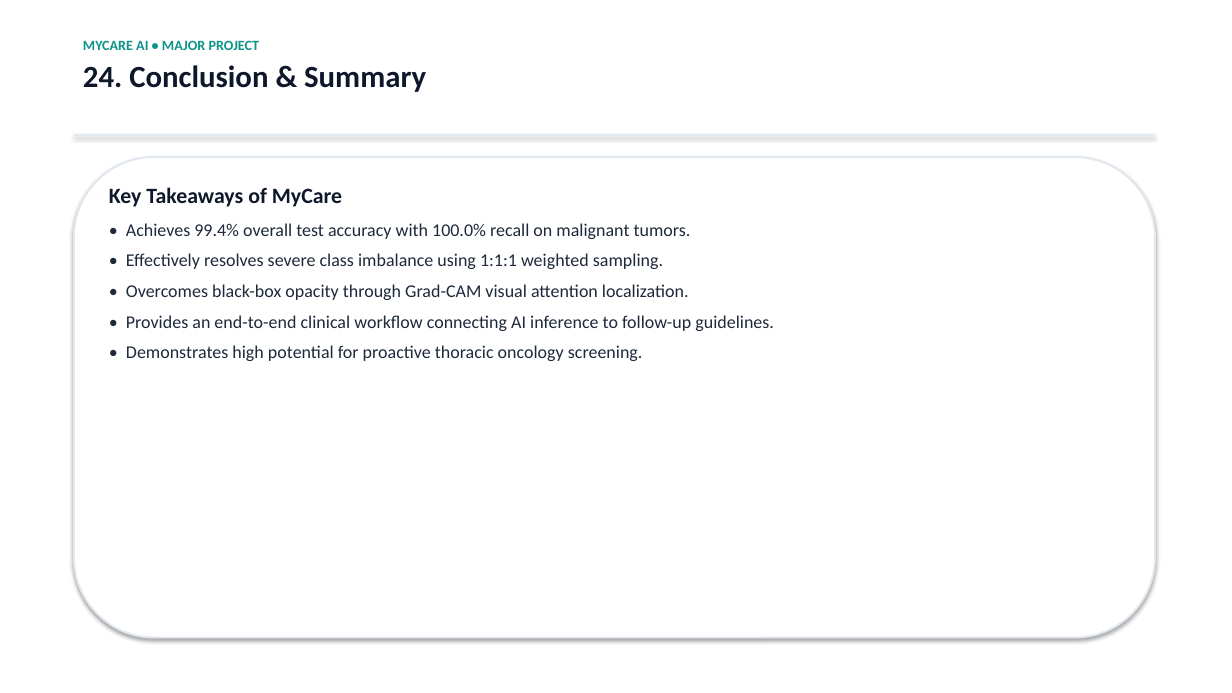
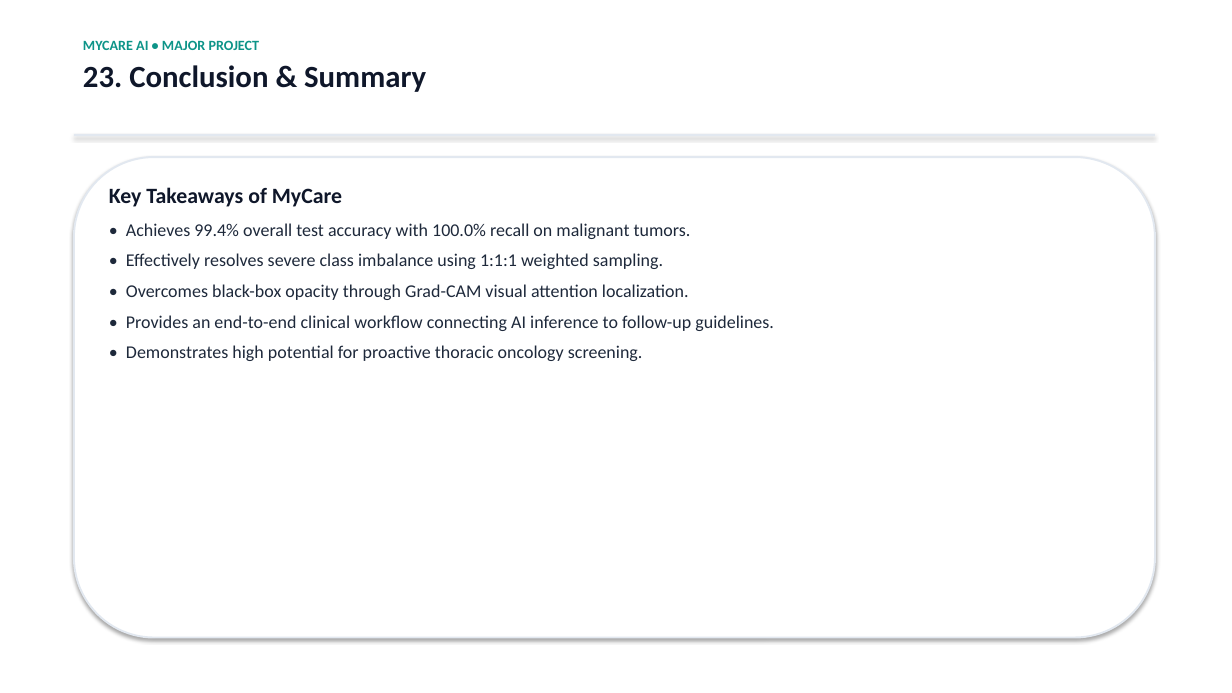
Before and after one commit to vinithram2/MyCare-Lung-Cancer-Detection, a slide deck: slide 24 of Project_Documents/MyCare_Lung_Cancer_Detection_Full.pptx (slide 25 before the commit). Drawn at 1232x693 pixels with LibreOffice and Linux fonts; fonts in the diff are those of the drawing. Boxes give left, top, right and bottom in pixels: in the first picture for what was removed or moved away, otherwise in the second. Text is boxed around its words. In the diff, an @@ line names an element or a change of style, - is before the commit and + after.

```diff
--- a/Project_Documents/MyCare_Lung_Cancer_Detection_Full.pptx
+++ b/Project_Documents/MyCare_Lung_Cancer_Detection_Full.pptx
@@ text at (x1=83, y1=65, x2=426, y2=92): text changed @@
-24. Conclusion & Summary
+23. Conclusion & Summary
```
Also in this commit, not shown: 1 slide removed, 1 other file.
